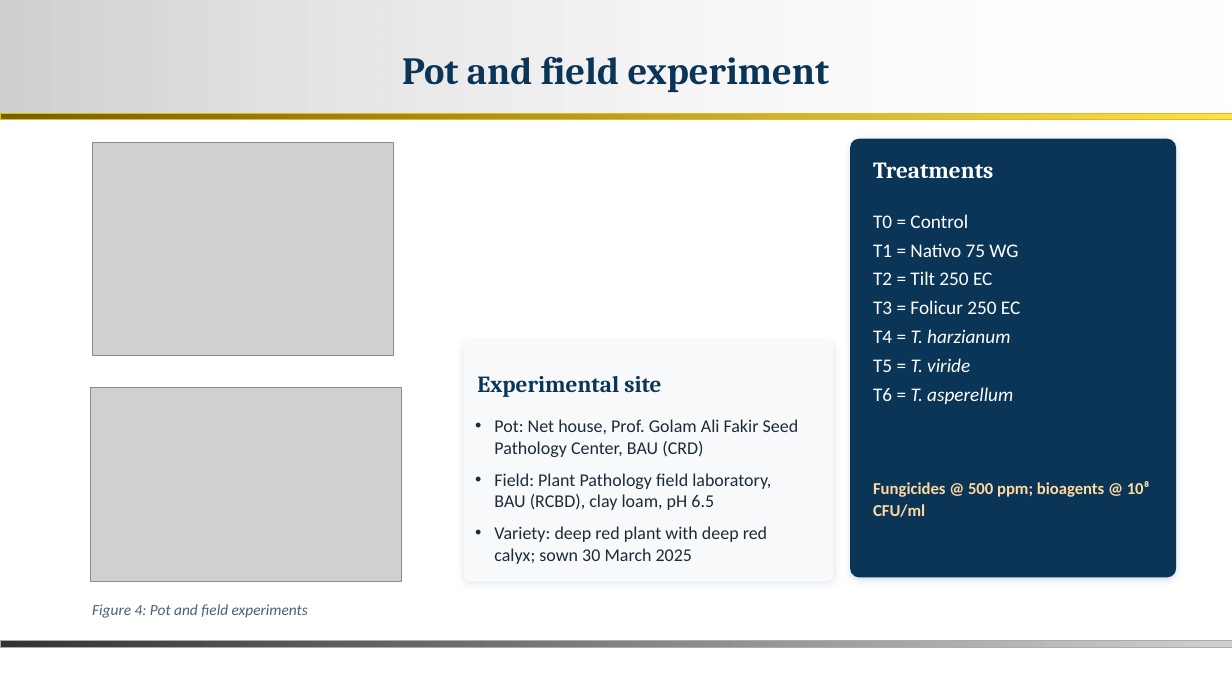
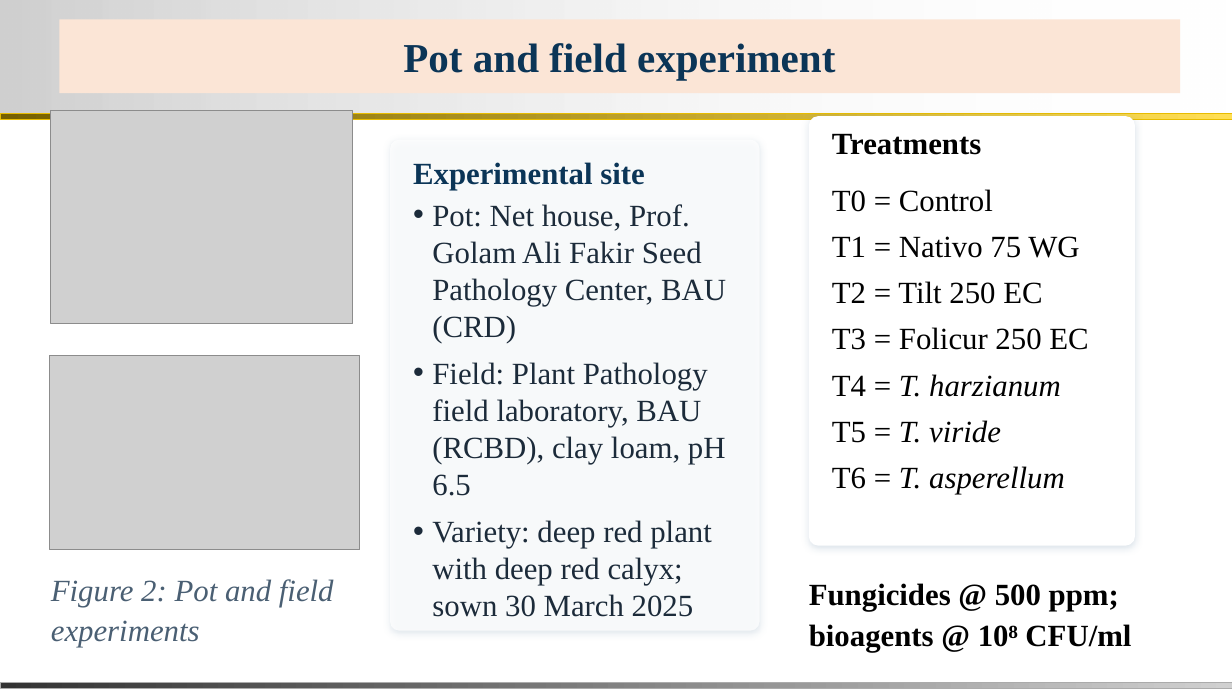
Before and after one commit to bipro-b/nm-documenents, a slide deck: slide 8 of docs/Nisha_MS_Thesis_Defence.pptx (slide 22 before the commit). Drawn at 1232x693 pixels with LibreOffice and Linux fonts; fonts in the diff are those of the drawing; grey boxes stand for pictures; background and template pictures are left out. Boxes give left, top, right and bottom in pixels: in the first picture for what was removed or moved away, otherwise in the second. Text is boxed around its words. In the diff, an @@ line names an element or a change of style, - is before the commit and + after.

```diff
--- a/docs/Nisha_MS_Thesis_Defence.pptx
+++ b/docs/Nisha_MS_Thesis_Defence.pptx
@@ title "Pot and field experiment": place and size @@
-title "Pot and field experiment" at (402,56,830,92)
+title "Pot and field experiment" at (59,19,1180,93)
@@ title "Pot and field experiment" at (59,19,1180,93): size 30 to 32 pt, font Cambria to Times New Roman; fill none to #FBE5D6 @@
@@ rounded rectangle: place and size @@
-rounded rectangle at (850,139,1177,578)
+rounded rectangle at (809,116,1135,546)
@@ rounded rectangle at (809,116,1135,546): fill #0B3557 to #FFFFFF @@
@@ rounded rectangle: place and size @@
-rounded rectangle at (464,342,834,581)
+rounded rectangle at (390,140,760,630)
@@ text "Treatments" at (832,133,981,155): size 18 to 24 pt, font Cambria to Times New Roman, text colour #FFFFFF to #000000 @@
@@ text "Experimental site": place and size @@
-text "Experimental site" at (477,376,661,397)
+text "Experimental site" at (413,162,644,191)
@@ text "Experimental site" at (413,162,644,191): size 18 to 24 pt, font Cambria to Times New Roman @@
@@ 2 pictures, 2 texts: place and size @@
-2 pictures, 2 texts at (91,142,1020,582)
+2 pictures, 2 texts at (50,111,1088,550)
@@ text "T0 = Control" at (832,189,1088,494): size 15 to 24 pt, font Calibri to Times New Roman, text colour #FFFFFF to #000000 @@
@@ text "Pot: Net house, Prof. Golam ...": place and size @@
-text "Pot: Net house, Prof. Golam ..." at (494,419,799,564)
+text "Pot: Net house, Prof. Golam ..." at (432,204,726,617)
@@ text "Pot: Net house, Prof. Golam ..." at (432,204,726,617): size 14 to 24 pt, font Calibri to Times New Roman @@
@@ text at (51,579,334,647): text changed; size 12 to 24 pt; font Calibri to Times New Roman @@
-Figure 4: Pot and field experiments
+Figure 2: Pot and field experiments
@@ text "Fungicides @ 500 ppm; bioagents ...": place and size @@
-text "Fungicides @ 500 ppm; bioagents ..." at (873,481,1150,517)
+text "Fungicides @ 500 ppm; bioagents ..." at (809,583,1131,652)
@@ text "Fungicides @ 500 ppm; bioagents ..." at (809,583,1131,652): size 13 to 24 pt, font Calibri to Times New Roman, text colour #FFD9A0 to #000000 @@
@@ rectangle: place and size @@
-rectangle at (0,640,1232,647)
+rectangle at (0,682,1232,689)
```
Also in this commit, not shown: 31 other slides changed, 3 slides removed, 2 other files.
